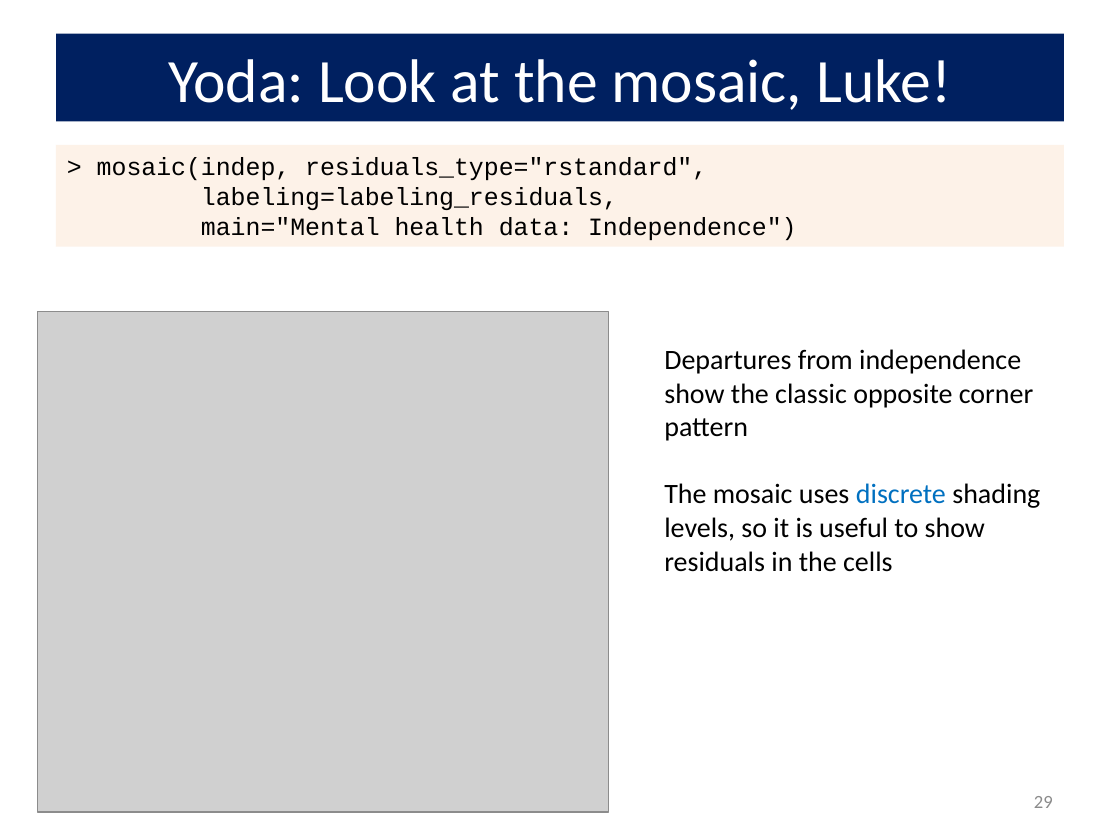
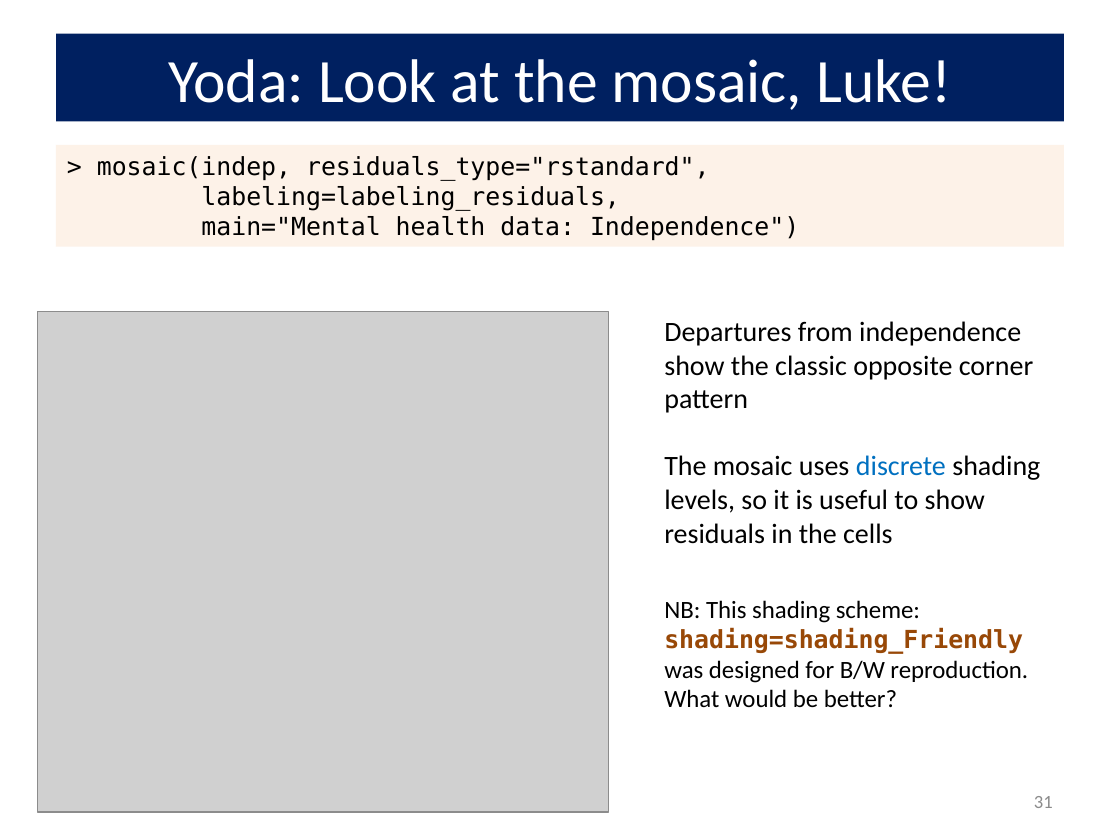
Before and after one commit to friendly/psy6136, a slide deck: slide 31 of lectures/08-Loglin2.pptx (slide 29 before the commit). Drawn at 1120x840 pixels with LibreOffice and Linux fonts; fonts in the diff are those of the drawing; grey boxes stand for pictures. Boxes give left, top, right and bottom in pixels: in the first picture for what was removed or moved away, otherwise in the second. Text is boxed around its words. In the diff, an @@ line names an element or a change of style, - is before the commit and + after.

```diff
--- a/lectures/08-Loglin2.pptx
+++ b/lectures/08-Loglin2.pptx
@@ rectangle "> mosaic(indep, residuals_type="rstandard"," at bbox=[56, 144, 1064, 246]: font Courier New to DejaVu Sans Mono @@
@@ text "Departures from independence show the ...": place and size @@
-text "Departures from independence show the ..." at bbox=[664, 349, 1040, 572]
+text "Departures from independence show the ..." at bbox=[664, 321, 1040, 544]
@@ text added at bbox=[664, 600, 1028, 707], 16 pt, text #000000 @@
+NB: This shading scheme: shading=shading_Friendly was designed for B/W reproduction.
+What would be better?
@@ page number at bbox=[1034, 796, 1053, 808]: text changed @@
-29
+31
```
Also in this commit, not shown: 28 other slides changed, 3 slides added, 3 other files.
